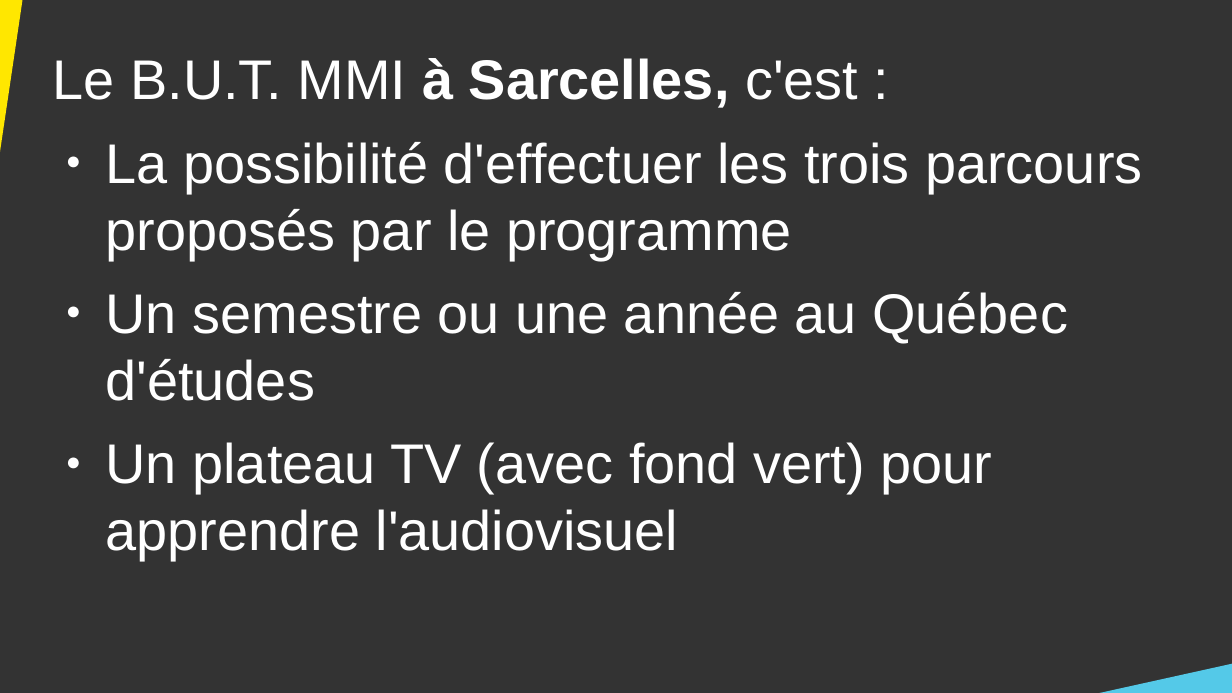
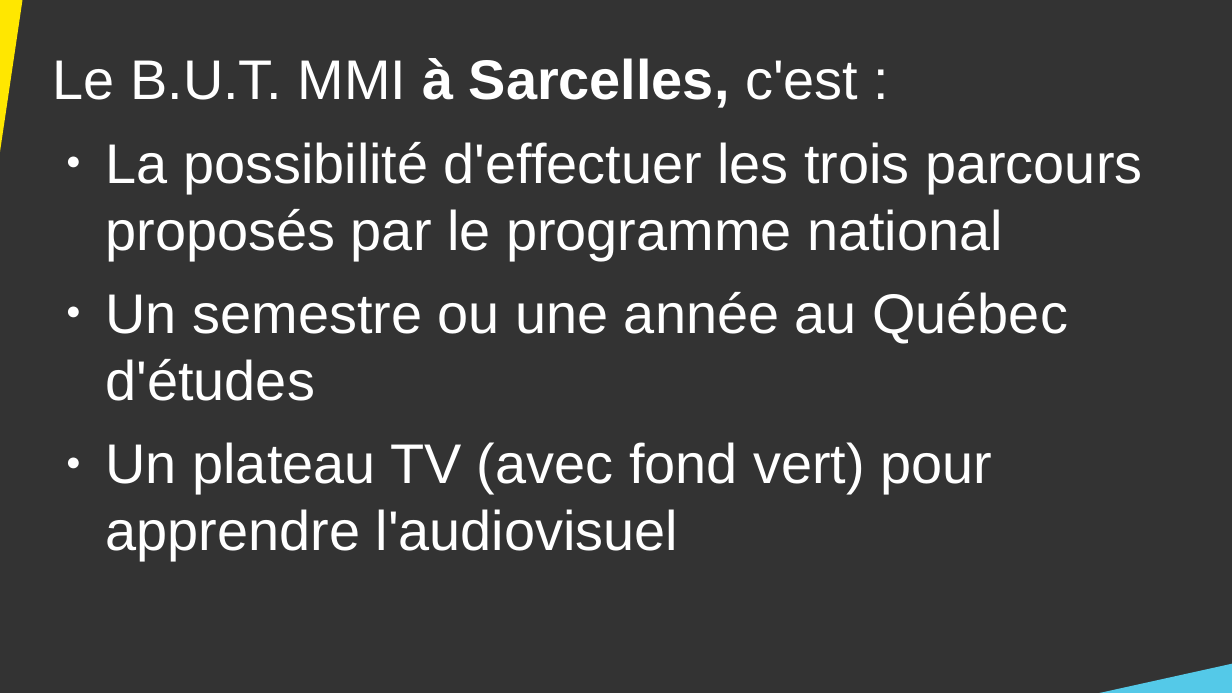
Before and after one commit to DanYellow/cours, a slide deck: slide 23 of presentation-formation-mmi/presentation.odp. Drawn at 1232x693 pixels with LibreOffice and Linux fonts; fonts in the diff are those of the drawing. Boxes give left, top, right and bottom in pixels: in the first picture for what was removed or moved away, otherwise in the second. Text is boxed around its words. In the diff, an @@ line names an element or a change of style, - is before the commit and + after.

Commit message:
Update presentation MMI

```diff
--- a/presentation-formation-mmi/presentation.odp
+++ b/presentation-formation-mmi/presentation.odp
@@ text at (106,142,1142,260): text changed @@
-● La possibilité d'effectuer les trois parcours proposés par le programme
+● La possibilité d'effectuer les trois parcours proposés par le programme national
```
Also in this commit, not shown: 1 other slide changed, 1 other file.
